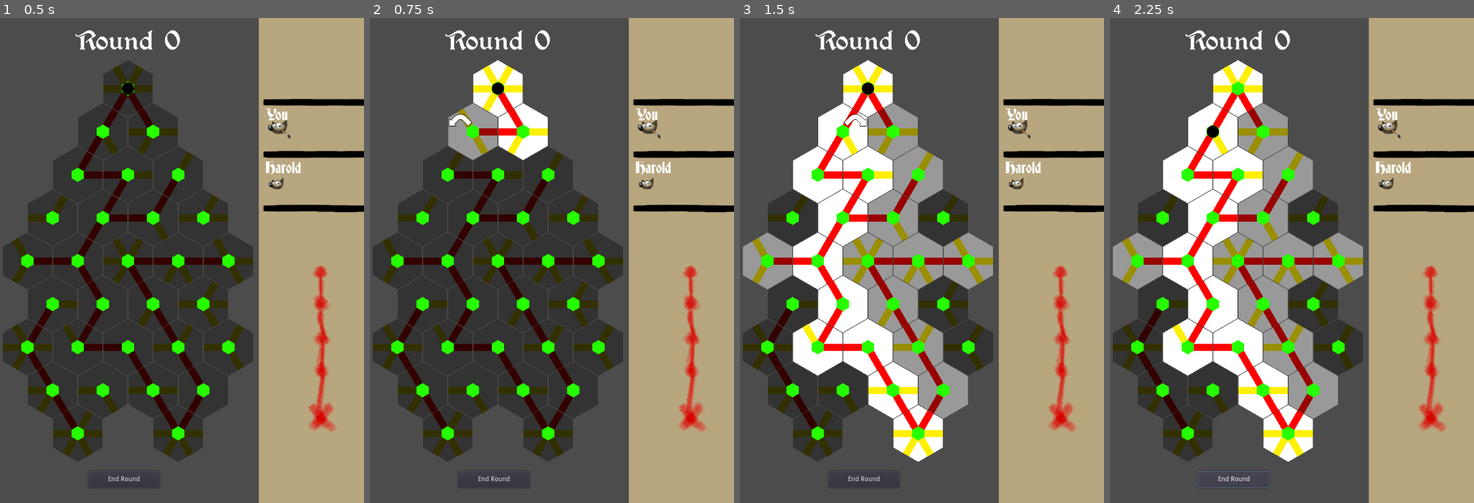
Above: before the commit, frames 1-4 (left to right).
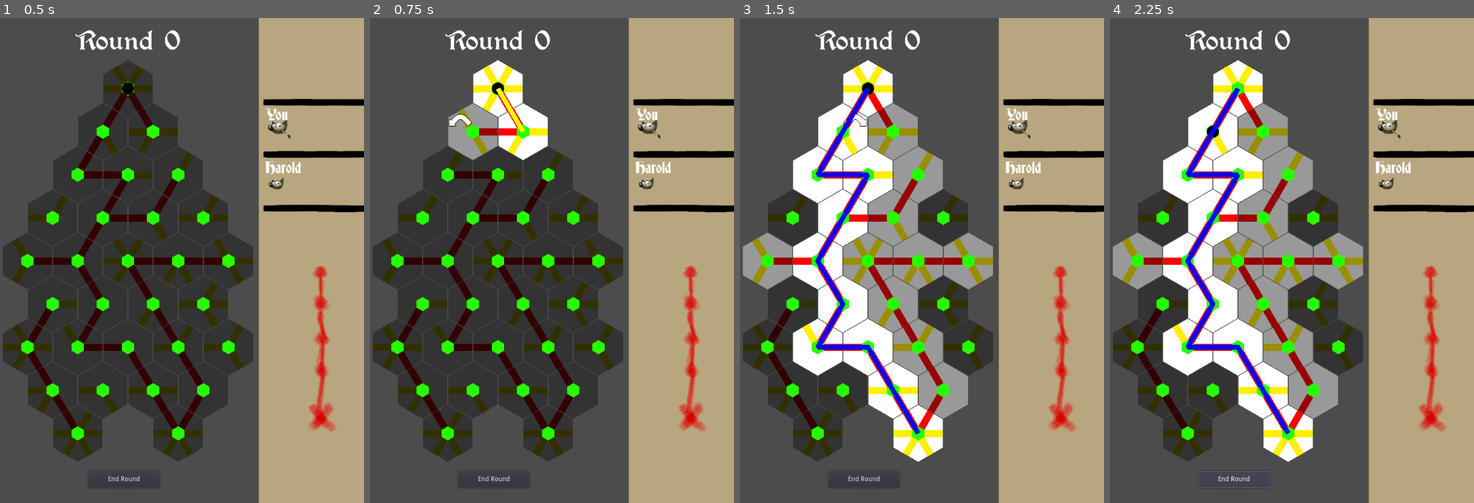
Above: after the commit, the same moments.

Repository: ollie-d/soul_weaver_LD53
Game: Godot game, scene res://Scenes/Levels/BaseLevel.tscn
Same seed, same stepped clock (60 frames per second), same inputs: the game is played once before the commit and once after it.
Inputs (mouse positions are in pixels of both pictures, inside the frame that each line leads up to):
- Up to frame 1 (0.5 s): no input
- Up to frame 2 (0.75 s): click (461, 129) at 0.52 s
- Up to frame 3 (1.5 s): click (856, 129) at 1.27 s
- Up to frame 4 (2.25 s): click "End Round" at 2 s

Frame 1 is identical in both runs. In frame 2, 0.1% of the frame differs, in the area x 34-43%, y 14-24%; in frame 3, 1.5%, in the area x 20-50%, y 14-86%; in frame 4, 1.5%.

Commit message:
Pathing again
Path finding will now draw a line2D highlighting the path, and it will be colored depending on situation. I think it's time to get some better temporary or final art into the hexes.

Diff:
--- /dev/null
+++ b/Godot/Scenes/Globals/globals.gd
@@ -0,0 +1,12 @@
+extends Node
+
+onready var enemy_name := "Harold"
+onready var max_enemy_rotations := 1
+onready var max_player_rotations := 3
+onready var enemy_rotations_remaining = max_enemy_rotations
+onready var player_rotations_remaining = max_player_rotations
+onready var turn := "Player"
+
+# Called when the node enters the scene tree for the first time.
+func _ready():
+	pass # Replace with function body.
--- a/Godot/Scenes/Levels/BaseLevel.tscn
+++ b/Godot/Scenes/Levels/BaseLevel.tscn
@@ -363,5 +363,9 @@
 wait_time = 0.1
 one_shot = true
 
+[node name="Line2D" type="Line2D" parent="."]
+position = Vector2( 104, 50 )
+default_color = Color( 1, 1, 1, 1 )
+
 [connection signal="pressed" from="Board/Button" to="Board" method="_on_Button_pressed"]
 [connection signal="timeout" from="Timer" to="." method="_on_Timer_timeout"]
--- a/Godot/Scenes/Levels/Level01.gd
+++ b/Godot/Scenes/Levels/Level01.gd
@@ -1,15 +1,8 @@
 extends Node2D
 
+# Called when the node enters the scene tree for the first time.
+var line_offset = Vector2(-104, -50)
 
-onready var enemy_name := "Harold"
-onready var max_enemy_rotations := 1
-onready var max_player_rotations := 3
-onready var enemy_rotations_remaining = max_enemy_rotations
-onready var player_rotations_remaining = max_player_rotations
-onready var turn := "Player"
-
-
-# Called when the node enters the scene tree for the first time.
 func _ready():
 	for child in $Board.get_children():
 		var id = child.get_name()
@@ -21,12 +14,12 @@
 	var value = -1
 	if undo:
 		value = 1
-	if turn == "Player":
-		player_rotations_remaining += value
+	if globals.turn == "Player":
+		globals.player_rotations_remaining += value
 		var text = "Rotations left\n{curr}/{max}"
-		$PlayerRotations.text =  text.format({"curr":player_rotations_remaining, "max": max_player_rotations})
-	elif turn == "Enemy":
-		enemy_rotations_remaining += value
+		$PlayerRotations.text =  text.format({"curr":globals.player_rotations_remaining, "max": globals.max_player_rotations})
+	elif globals.turn == "Enemy":
+		globals.enemy_rotations_remaining += value
 
 	# After rotation, execute path finding after a brief delay
 	$Timer.start()
@@ -37,4 +30,18 @@
 
 
 func _on_Timer_timeout():
-	$Board.path_find()
+	var temp = $Board.path_find()
+	var path = temp[0]
+	var path_type = temp[1]
+	$Line2D.clear_points()
+
+	if path_type == "Normal":
+		$Line2D.modulate = Color(1.0, 1.0, 0.0)
+	elif path_type == "Enemy":
+		$Line2D.modulate = Color(1.0, 0.0, 1.0)
+	elif path_type == "Player":
+		$Line2D.modulate = Color(0.0, 0.0, 1.0)
+
+	# Draw a line_2D following path
+	for point in path:
+		$Line2D.add_point(self.find_node(global_astar.astar_rev_dict[point]).global_position + line_offset)
--- a/Godot/Scenes/PathFinder.gd
+++ b/Godot/Scenes/PathFinder.gd
@@ -72,16 +72,22 @@
 	var player_win_connected = global_astar.astar_dict["Player_Win"] in path_player
 	var enemy_win_connected = global_astar.astar_dict["Enemy_Win"] in path_enemy
 
+	# Variable to tell things what kind of path we have
+	var path_type = "Player"
+
 	if player_win_connected and enemy_win_connected:
 		# If enemy path is shorter, set path to that
 		if len(path_enemy) < len(path_player):
 			path = path_enemy
+			path_type = "Enemy"
 	elif enemy_win_connected and not player_win_connected:
 		# If player win is not connected, choose enemy path if it is
 		path = path_enemy
+		path_type = "Enemy"
 	elif len(path_enemy) + len(path_player) == 0:
 		# If neither enemy nor player win connected, path to lowest point.
 		# This should be done for each layer
+		path_type = "Normal"
 		for child in self.get_children():
 			var id = child.get_name()
 			if ("_" in id) or ("Start" in id):
@@ -112,11 +118,11 @@
 			if global_astar.astar_dict[item] in path:
 				self.get_node(item).optimal_tile = true
 
-	return path
+	return [path, path_type]
 
 
 func _on_Button_pressed():
-	var path = path_find()
+	var path = path_find()[0]
 
 	# Move soul to the next cell (if not trapped)
 	if len(path) > 1:
--- a/Godot/Scenes/Tile.gd
+++ b/Godot/Scenes/Tile.gd
@@ -156,8 +156,14 @@
 	if last_rotations[-1] == "right":
 		undo = true
 		last_rotations.pop_back()
-	emit_signal("rotated", undo)
-	rotate_left(!undo)
+	if globals.player_rotations_remaining > 0 or undo:
+		emit_signal("rotated", undo)
+		rotate_left(!undo)
+	# If has been rotated, outline with shader
+	#f len(last_rotations) > 1:
+	#	$Hex.get_material().set_shader_param("line_color", Plane(1.0, 0.0, 0.0, 0.8))
+	#elif len(last_rotations) == 1:
+	#	$Hex.get_material().set_shader_param("line_color", Plane(1.0, 0.0, 0.0, 0.0))
 
 
 func rotate_right(append):
@@ -171,5 +177,11 @@
 	if last_rotations[-1] == "left":
 		undo = true
 		last_rotations.pop_back()
-	emit_signal("rotated", undo)
-	rotate_right(!undo)
+	if globals.player_rotations_remaining > 0 or undo:
+		emit_signal("rotated", undo)
+		rotate_right(!undo)
+	# If has been rotated, outline with shader
+	#if len(last_rotations) > 1:
+	#	$Hex.get_material().set_shader_param("line_color", Plane(1.0, 0.0, 0.0, 0.8))
+	#elif len(last_rotations) == 1:
+	#	$Hex.get_material().set_shader_param("line_color", Plane(1.0, 0.0, 0.0, 0.0))
--- a/Godot/project.godot
+++ b/Godot/project.godot
@@ -17,6 +17,7 @@
 [autoload]
 
 global_astar="*res://Scenes/Globals/global_astar.gd"
+globals="*res://Scenes/Globals/globals.gd"
 
 [display]
 
